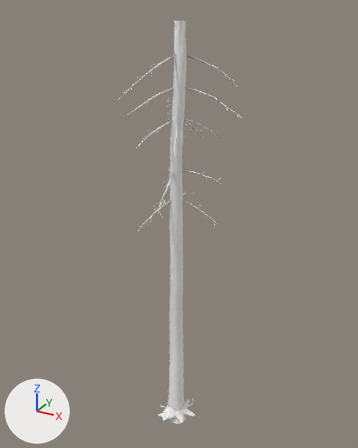
Renders of the glTF model nuri/public/models/trees/snag_9.glb from each side of a commit.
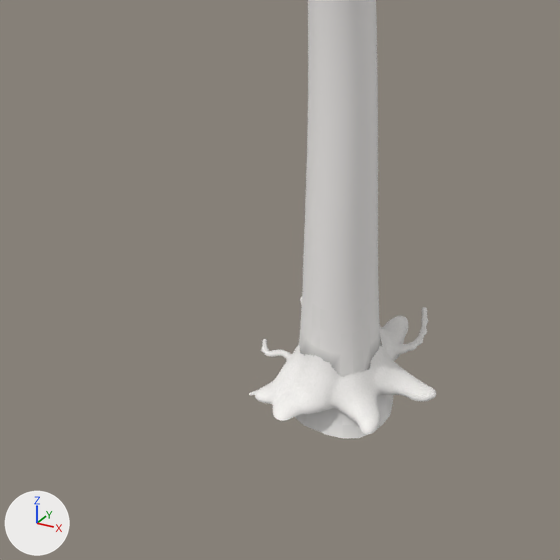
Each version appears first whole from a camera (50 mm lens) standing at (6.04, -10.81, 11.96) and looking at (0.11, -0.03, 6.57), and next in a close-up on the part from 30% to 61% of the width and 75% to 100% of the height. The axes (+X, +Y, +Z) are drawn at lower left. The lights are the same throughout. The older version's two pictures come first. Vertices at exactly the same position are counted once.

The first close-up shows 'snag9_bark'.
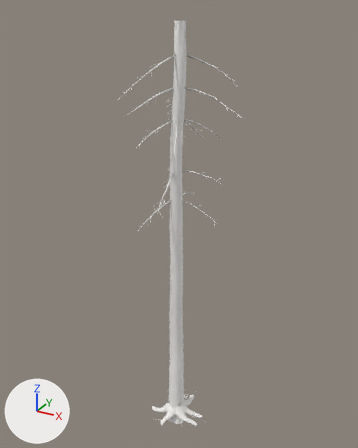
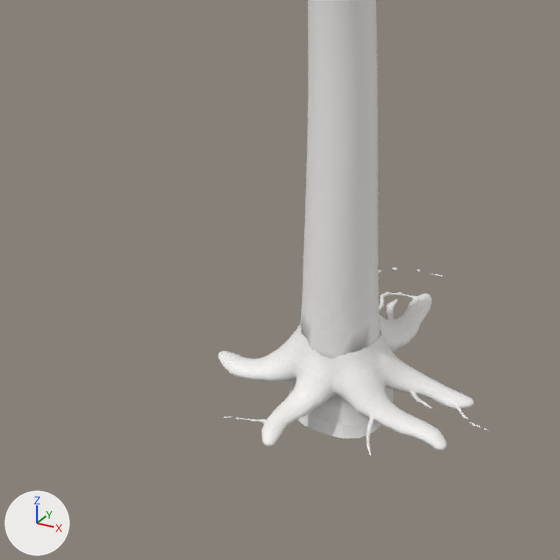
What the commit changed:
me_snag9_bark is used by ob_snag9_bark; location (0.0, 0.0, 0.0).
me_snag9_bark had 6573 vertices, 11783 faces and spanned x -0.81..1.8, y -1.75..1.22, z -0.33..11.67.
me_snag9_bark now has 6629 vertices, 11780 faces and spans x -0.81..1.8, y -1.75..1.22, z -0.33..11.67.
me_snag9_bark part 1: 125 vertices moved from x -0.43..0.62, y -0.53..0.64, z -0.07..0.17 to x -0.42..0.67, y -0.6..0.67, z -0.07..0.15; 3805 vertices removed from x -0.56..0.64, y -0.56..0.72, z -0.07..0.25; 3861 vertices added at x -0.76..1.08, y -0.79..1.03, z -0.07..0.32.
me_snag9_bark part 2: 332 kept faces spanning x -0.41..0.36, y -0.4..0.64, z -0.33..0.95 get new vertex colours.

Location of each change, [x1, y1, x2, y2] in pixels of the close-ups (560 x 560 px; the box of a moved part takes in the faces that stretch with it):
'snag9_bark', reshaped: before [249, 0, 436, 438]; after [218, 0, 489, 455]
part 1 of me_snag9_bark, moved or reshaped: before [249, 297, 436, 434]; after [218, 268, 489, 455]
part 2 of me_snag9_bark, edited (looks the same): [298, 256, 392, 438] in both
